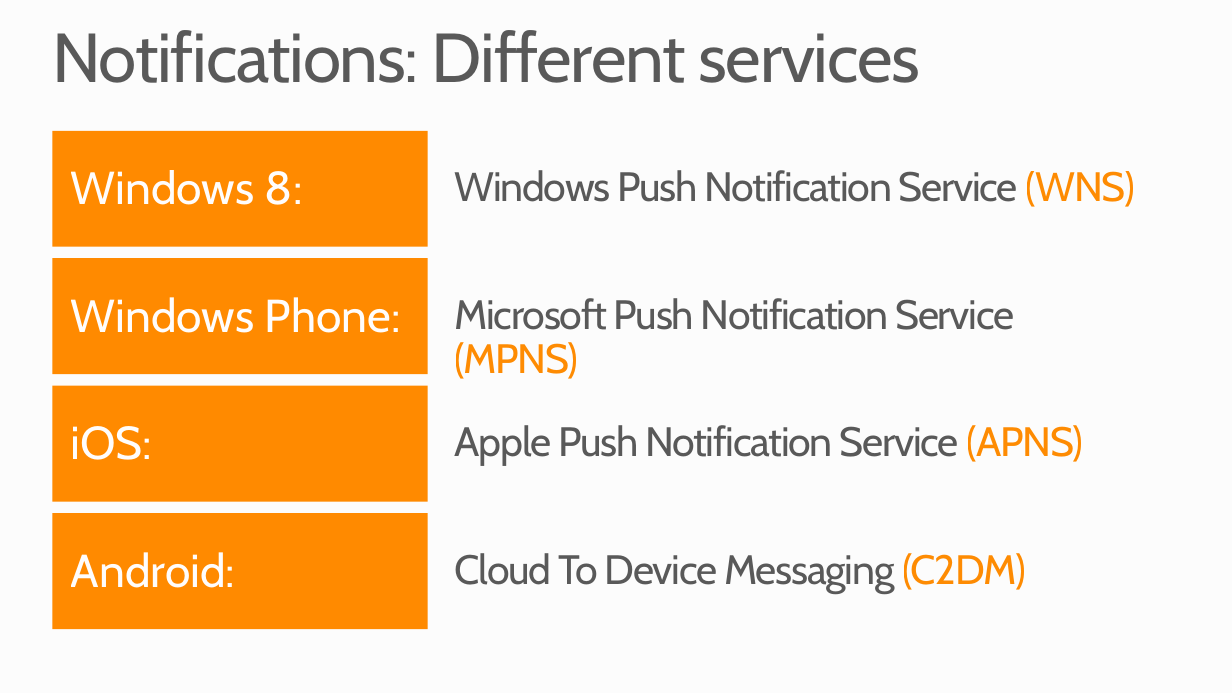
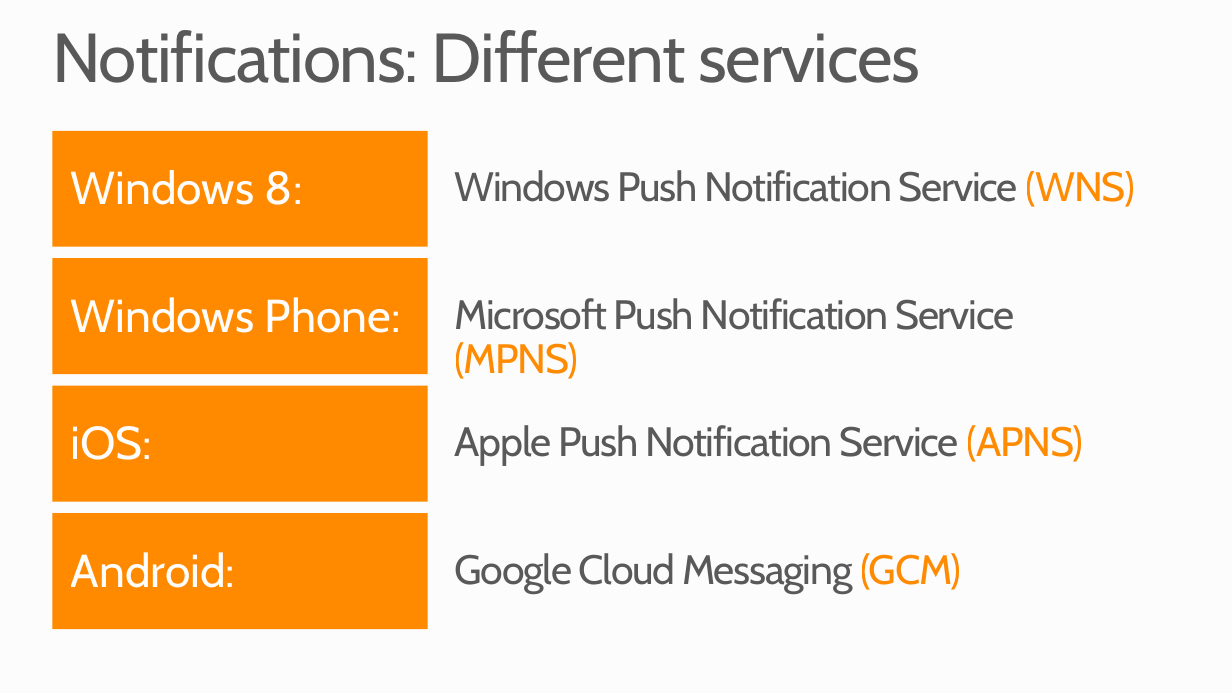
Before and after one commit to WindowsAzure-TrainingKit/PRESENTATION-BuildingDeviceCloudApps, a slide deck: slide 25 of BuildingDeviceCloudApps.pptx. Drawn at 1232x693 pixels with LibreOffice and Linux fonts; fonts in the diff are those of the drawing; background and template pictures are left out. Boxes give left, top, right and bottom in pixels: in the first picture for what was removed or moved away, otherwise in the second. Text is boxed around its words. In the diff, an @@ line names an element or a change of style, - is before the commit and + after.

Commit message:
Updating Android notification service name

```diff
--- a/BuildingDeviceCloudApps.pptx
+++ b/BuildingDeviceCloudApps.pptx
@@ text at [455, 553, 961, 594]: text changed @@
-Cloud To Device Messaging (C2DM)
+Google Cloud Messaging (GCM)
```
